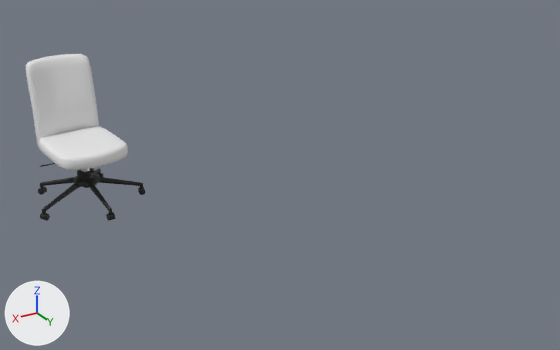
A saved change to the OBJ model final/Assets/Resources/chair.obj.
Camera for both pictures: a camera (50 mm lens) standing at (10.13, 8.45, 7.11) and looking at (2.96, -3.5, 1.13). Lighting does not change. The marker at lower left points along +X, +Y and +Z. Where no turn or scale is listed for an object, it has been applied to the vertices. Vertices at the same position are counted once.

The first picture shows 'Chair_Cube.094', 'Cube.069_Cube.093', 'Cylinder.002_Cylinder.003'.
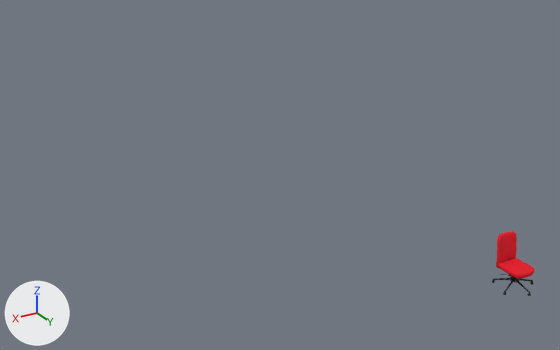
Changed parts and their boxes [x1, y1, x2, y2] in the pictures (560 x 350 px):
'Cube.069_Cube.093', recoloured, mesh turned
    before: [25, 54, 99, 151]
    after: [496, 232, 517, 268]
'Chair_Cube.094', recoloured, mesh turned
    before: [39, 126, 128, 170]
    after: [499, 258, 535, 278]
'Cylinder.002_Cylinder.003', mesh turned
    before: [38, 168, 145, 221]
    after: [492, 274, 534, 296]

The edits, one by one:
Material 'Chair' (mat_chair) changes colour from white #e7e7e7 to red #e70020; in linear values from (0.8, 0.8, 0.8) to (0.8, 0.0, 0.0146).
me_chair_cube_094 has 506 vertices, 504 faces and spans x 5.08..6.62, y -7.46..-5.72, z 1.09..1.39.
me_chair_cube_094 is used by ob_chair_cube_094; location (0.0, 0.0, 0.0).
me_chair_cube_094 part 1: the whole mesh is turned -4.5 degrees about the z axis through its middle and scaled by 0.324, then moved by (-5.84, 6.63, -1.32).
me_cube_069_cube_093 has 354 vertices, 352 faces and spans x 5.24..6.61, y -7.92..-7.28, z 1.0..2.94.
me_cube_069_cube_093 is used by ob_cube_069_cube_093; location (0.0, 0.0, 0.0).
me_cube_069_cube_093 part 2: the whole mesh is turned -4.5 degrees about the z axis through its middle and scaled by 0.324, then moved by (-5.92, 7.31, -1.81).
me_cylinder_002_cylinder_003 has 8532 vertices, 8482 faces and spans x 4.66..7.0, y -7.75..-5.46, z 0.01..1.2.
me_cylinder_002_cylinder_003 is used by ob_cylinder_002_cylinder_003; location (0.0, 0.0, 0.0).
me_cylinder_002_cylinder_003 part 3: the whole mesh is turned -4.5 degrees about the z axis through its middle and scaled by 0.324, then moved by (-5.83, 6.64, -0.89).
